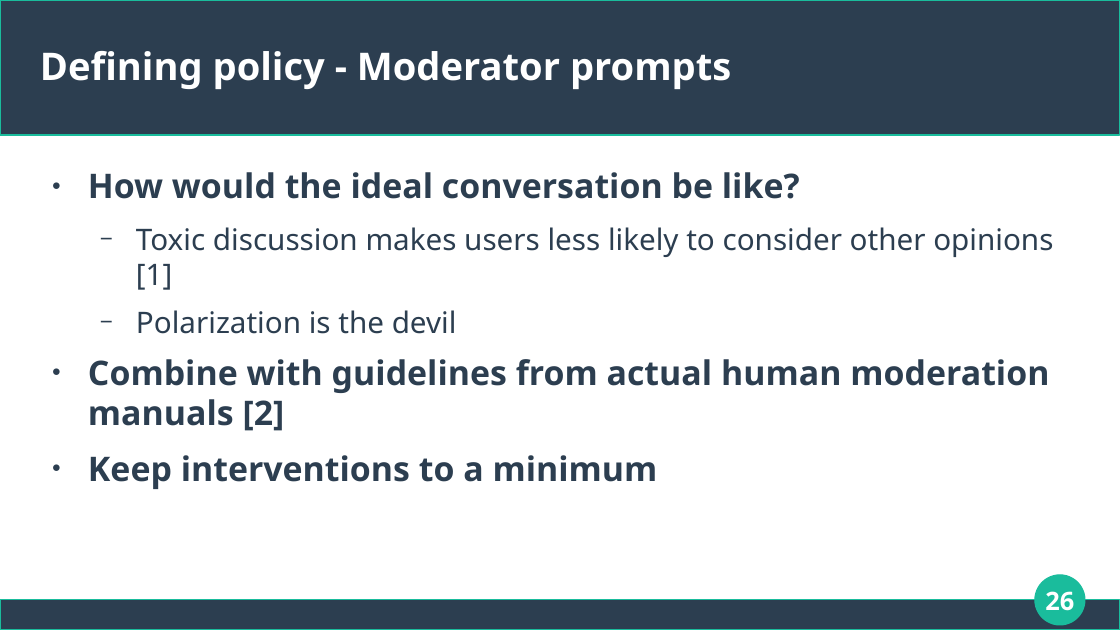
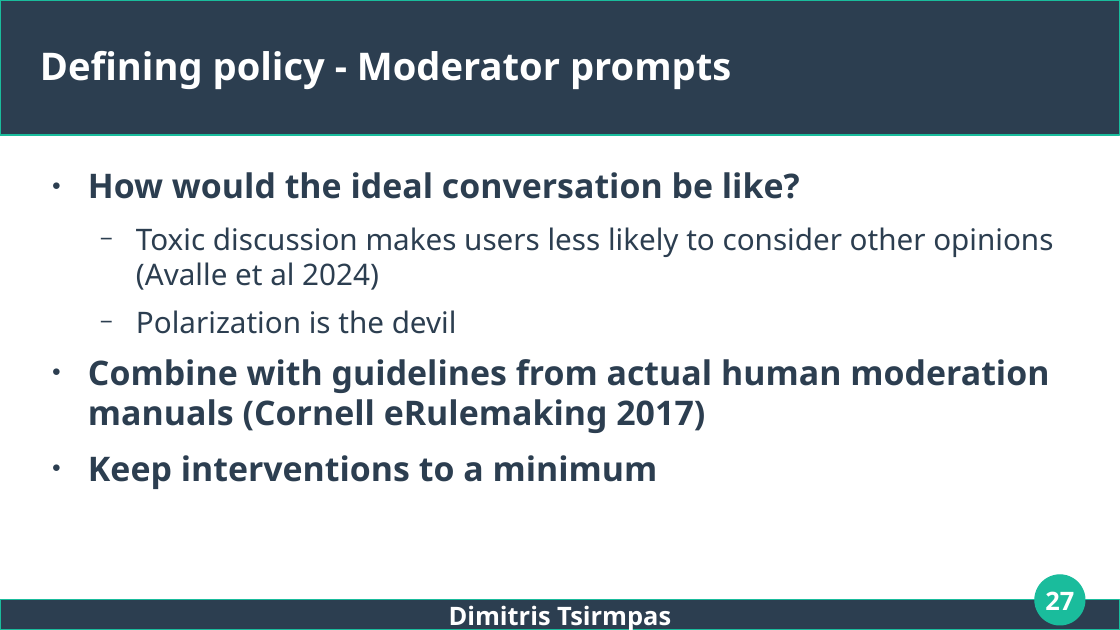
Before and after one commit to dimits-ts/llm_moderation_research, a slide deck: slide 27 of presentations/thesis.odp (slide 26 before the commit). Drawn at 1120x630 pixels with LibreOffice and Linux fonts; fonts in the diff are those of the drawing. Boxes give left, top, right and bottom in pixels: in the first picture for what was removed or moved away, otherwise in the second. Text is boxed around its words. In the diff, an @@ line names an element or a change of style, - is before the commit and + after.

```diff
--- a/presentations/thesis.odp
+++ b/presentations/thesis.odp
@@ text at (x1=136, y1=227, x2=1053, y2=290): text changed @@
-  − Toxic discussion makes users less likely to consider other opinions [1]
+  − Toxic discussion makes users less likely to consider other opinions (Avalle et al 2024)
@@ text at (x1=88, y1=359, x2=1049, y2=433): text changed @@
-● Combine with guidelines from actual human moderation manuals [2]
+● Combine with guidelines from actual human moderation manuals (Cornell eRulemaking 2017)
@@ page number at (x1=1045, y1=591, x2=1074, y2=610): text changed @@
-26
+27
@@ text added at (x1=449, y1=605, x2=671, y2=630), 18 pt, text #FFFFFF, bold @@
+Dimitris Tsirmpas
```
Also in this commit, not shown: 40 other slides changed, 5 slides added, 2 slides removed, 4 other files.
